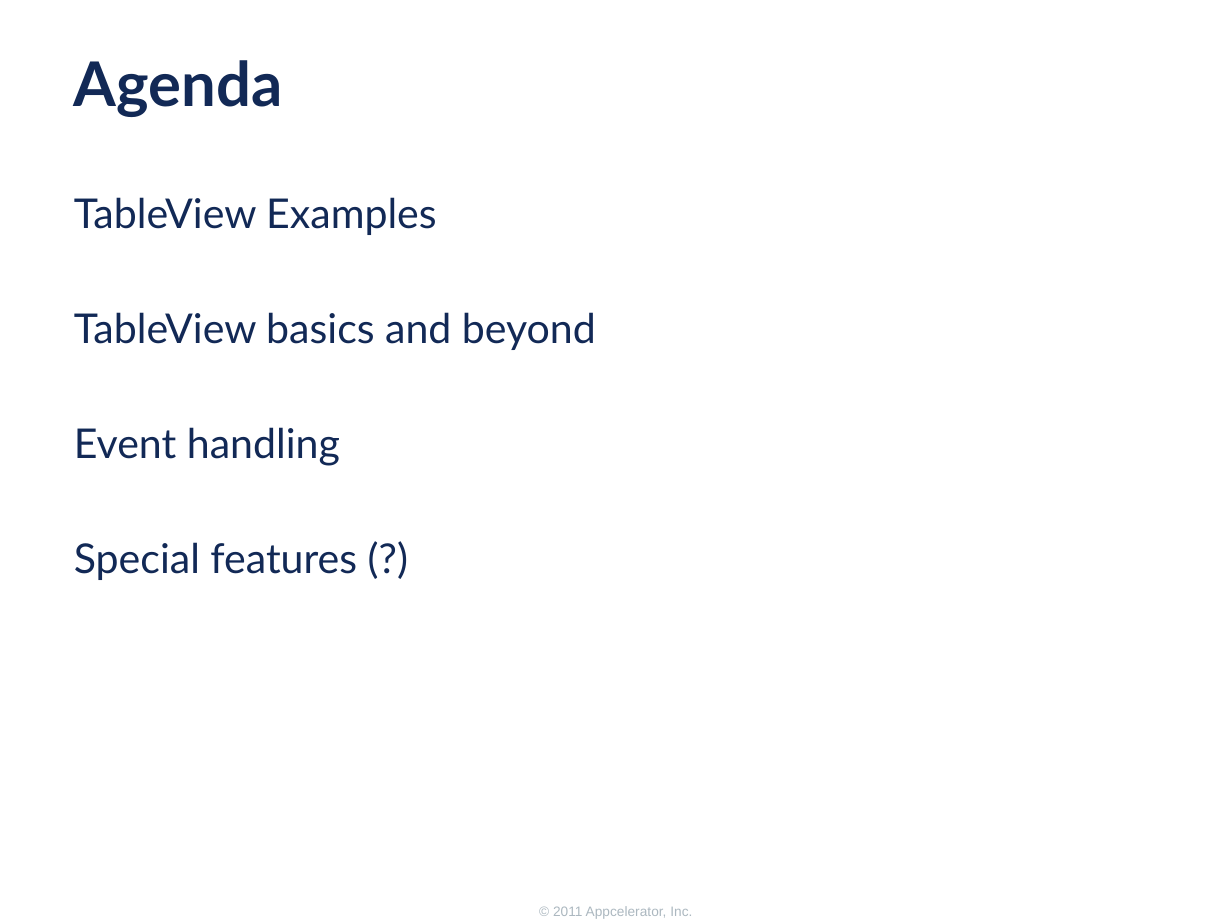
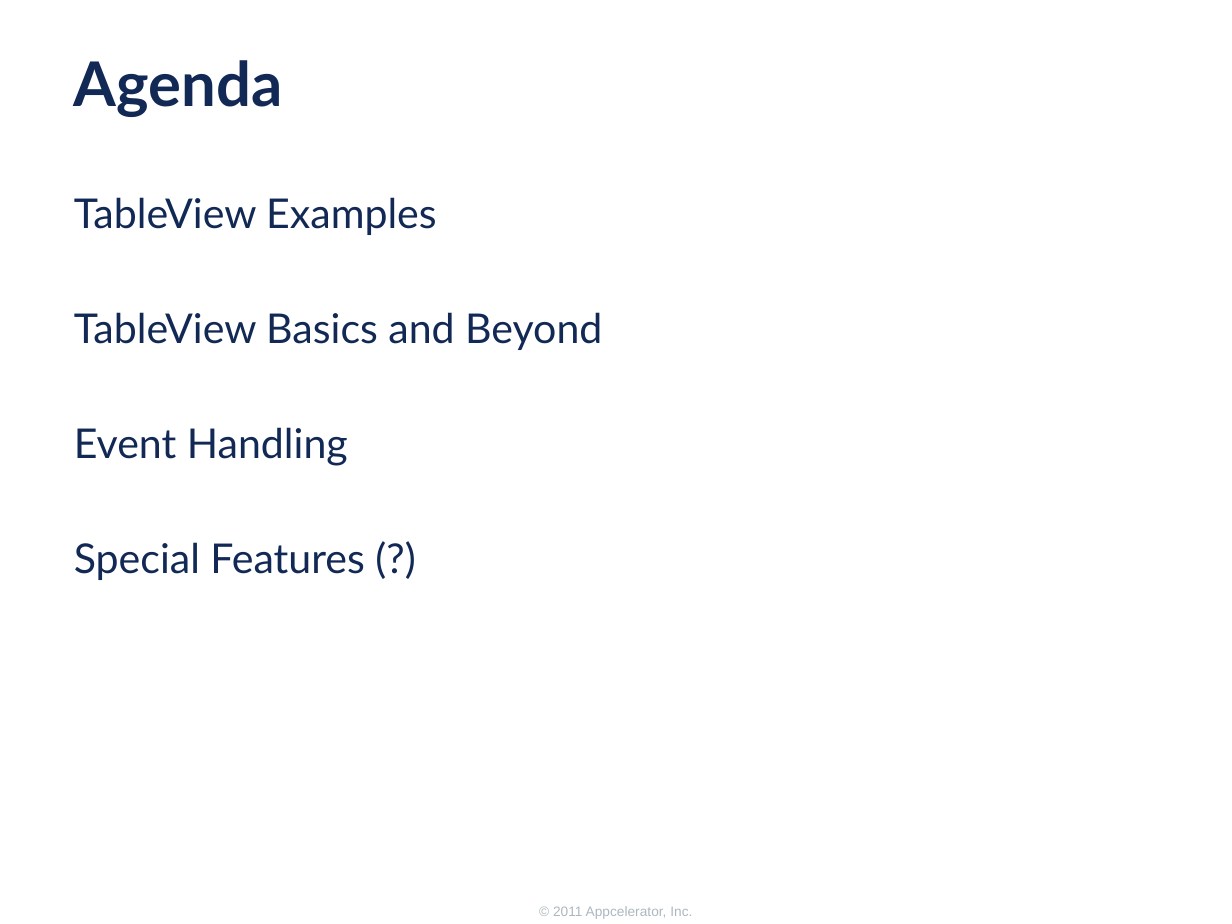
Before and after one commit to appcelerator-forks/appcelerator-training.tcmd_certification, a slide deck: slide 2 of 345/345.pptx. Drawn at 1232x924 pixels with LibreOffice and Linux fonts; fonts in the diff are those of the drawing; background and template pictures are left out. Boxes give left, top, right and bottom in pixels: in the first picture for what was removed or moved away, otherwise in the second. Text is boxed around its words. In the diff, an @@ line names an element or a change of style, - is before the commit and + after.

```diff
--- a/345/345.pptx
+++ b/345/345.pptx
@@ text at (x1=74, y1=312, x2=602, y2=580): text changed @@
-TableView basics and beyond
-Event handling
-Special features (?)
+TableView Basics and Beyond
+Event Handling
+Special Features (?)
```
Also in this commit, not shown: 7 other slides changed, 5 slides added, 2 slides removed.
